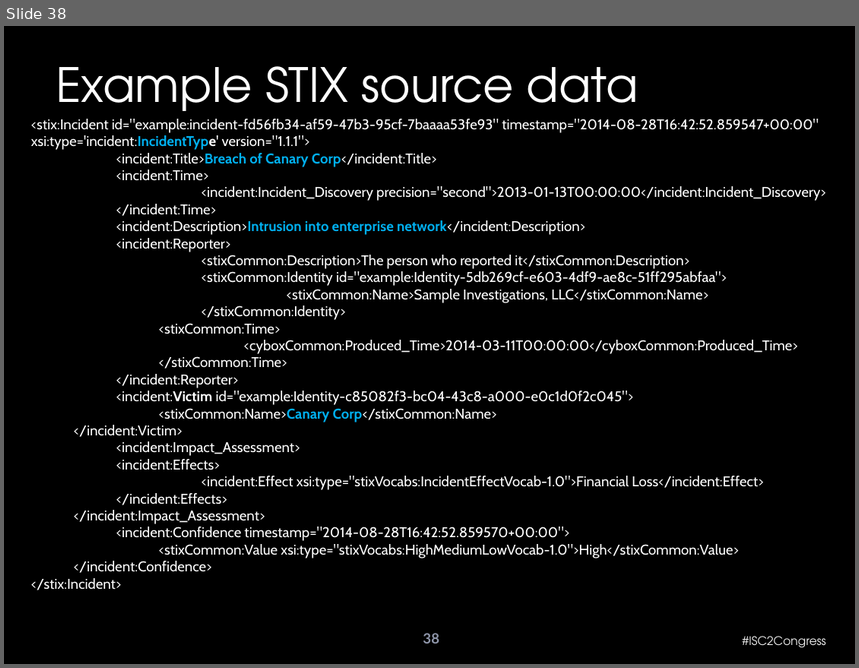
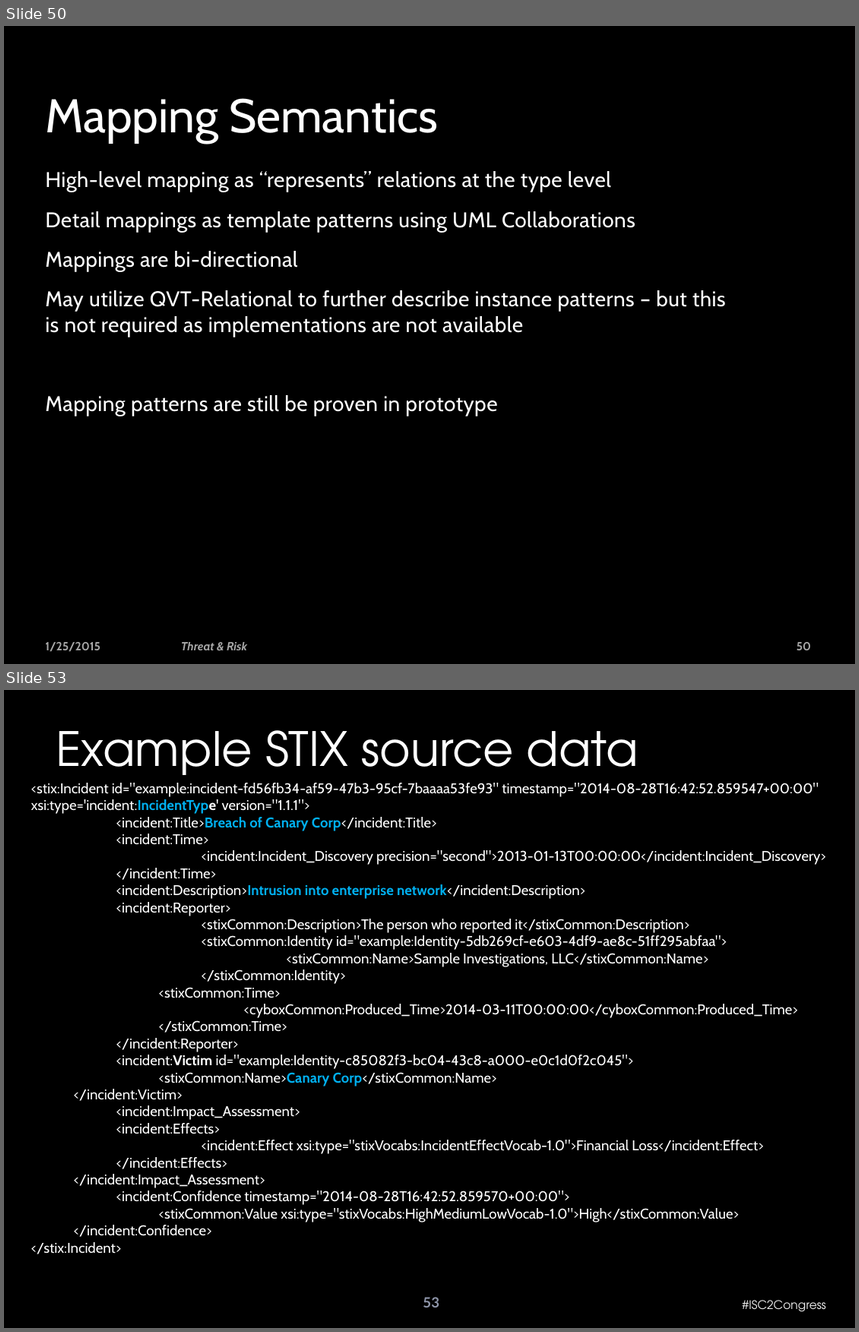
Before and after one commit to omg-threat-modeling/phase1, a slide deck: Team/Threat-risk - face-face.pptx. Shown one above the other, each under a label of ours: slide 38 before the commit, slides 50 and 53 after it; the slides between them are not shown. The pictures are 859x668 and 859x1332 pixels, drawn with LibreOffice and Linux fonts; fonts in the diff are those of the drawing; background and template pictures are left out. Boxes give left, top, right and bottom in pixels: in the first picture for what was removed or moved away, otherwise in the second. Text is boxed around its words. In the diff, an @@ line names an element or a change of style, - is before the commit and + after.

```diff
--- a/Team/Threat-risk - face-face.pptx
+++ b/Team/Threat-risk - face-face.pptx
@@ slide 50 added at box(4, 26, 855, 664), background picture (left out) @@
@@ rectangle added at box(4, 26, 855, 664), fill #000000 at 50% opacity @@
@@ title added at box(45, 98, 438, 144), 40 pt, text #FFFFFF @@
+Mapping Semantics
@@ text added at box(45, 171, 726, 417), 18 pt, text #FFFFFF @@
+High-level mapping as “represents” relations at the type level
+Detail mappings as template patterns using UML Collaborations
+Mappings are bi-directional
+May utilize QVT-Relational to further describe instance patterns – but this is not required as implementations are not available
+Mapping patterns are still be proven in prototype
@@ text added at box(45, 642, 101, 652), 10 pt, text #FFFFFF at 65% opacity, bold @@
+1/25/2015
@@ text added at box(181, 642, 247, 651), 10 pt, text #FFFFFF at 65% opacity, bold, italic @@
+Threat & Risk
@@ page number added at box(797, 642, 811, 651), 10 pt, text #FFFFFF at 65% opacity, bold @@
+50
@@ what was slide 38 is now slide 53 @@
@@ page number at box(423, 1297, 439, 1308): text changed @@
-38
+53
```
Also in this commit, not shown: 37 slides changed, 15 other slides added, 1 slide removed, 5 other files.
